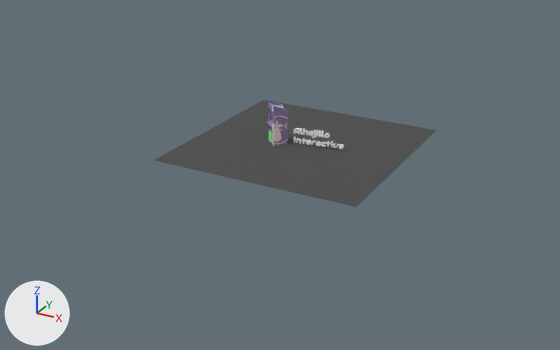
Two versions of the glTF model public/models/arcade-machine.glb, one commit apart.
Rendered twice from a 50 mm lens placed at (44.0, -86.1, 37.9), pointed at (-1.3, -3.7, -3.3). Arrows for +X, +Y and +Z are at lower left; the lights stay in place. Where no turn or scale is listed for an object, it has been applied to the vertices. Vertices at the same position are counted once.
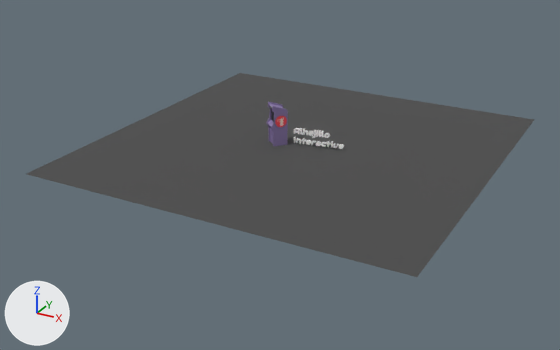
Boxes [x1, y1, x2, y2] around the edits, measured in the pictures (560 x 350 px):
```json
{"object": "Plane", "change": "rescaled", "before": [154, 100, 437, 207], "after": [27, 73, 534, 277], "on screen": "79% wider, 90% taller"}
{"part": 1, "of": "me_cube", "change": "built on", "before": [267, 102, 288, 146], "after": [268, 102, 288, 146]}
```

The change, as JSON lines over the scene's bpy script:
```json
{"block": "me_cube", "where": "# used by ob_cube; location = (-3.09, -1.07, -0.28)"}
{"op": "remove", "block": "me_cube", "code": "me_cube.from_pydata(...)  # 108 vertices, 212 faces; spans x -1.63..1.42, y -1.65..1.42, z 0.0..5.89"}
{"op": "add", "block": "me_cube", "code": "me_cube.from_pydata(...)  # 154 vertices, 304 faces; spans x -1.61..1.42, y -1.63..1.42, z 0.12..5.85"}
{"block": "me_cube", "change": "me_cube part 1"}
{"block": "me_cube", "change": "51 vertices are removed from x -1.63..1.42, y -1.65..1.42, z 0.0..5.89"}
{"block": "me_cube", "change": "180 faces are deleted"}
{"block": "me_cube", "change": "7 vertices move from x -1.48..0.05, y -1.48..0.08, z 3.66..5.89 to x -1.37..0.01, y -1.61..0.02, z 3.02..5.85"}
{"block": "me_cube", "change": "63 vertices are added at x -1.61..1.4, y -1.58..1.4, z 0.12..5.85"}
{"block": "me_cube", "change": "10 new vertices lie (0.0, 0.0, -2.14) away from vertices in x -1.41..1.41, y -1.41..1.41, z 2.26"}
{"block": "me_cube", "change": "11 new vertices lie (1.3, -1.21, 0.0) away from vertices in x -1.31..-0.1, y -0.09..1.2, z 0.12..5.66"}
{"block": "me_cube", "change": "8 new vertices lie (0.08, -0.08, 0.0) away from vertices in x -1.61..1.31, y -1.55..1.36, z 2.86..5.85"}
{"block": "me_cube", "change": "5 new vertices lie (0.08, -0.07, 0.0) away from vertices in x -1.61..1.28, y -1.55..0.07, z 2.86..5.78"}
{"block": "me_cube", "change": "272 new faces join them"}
{"op": "set", "path": "ob_plane.scale", "old": "(14.0, 14.0, 14.0)", "new": "(25.0, 25.0, 14.0)"}
```
